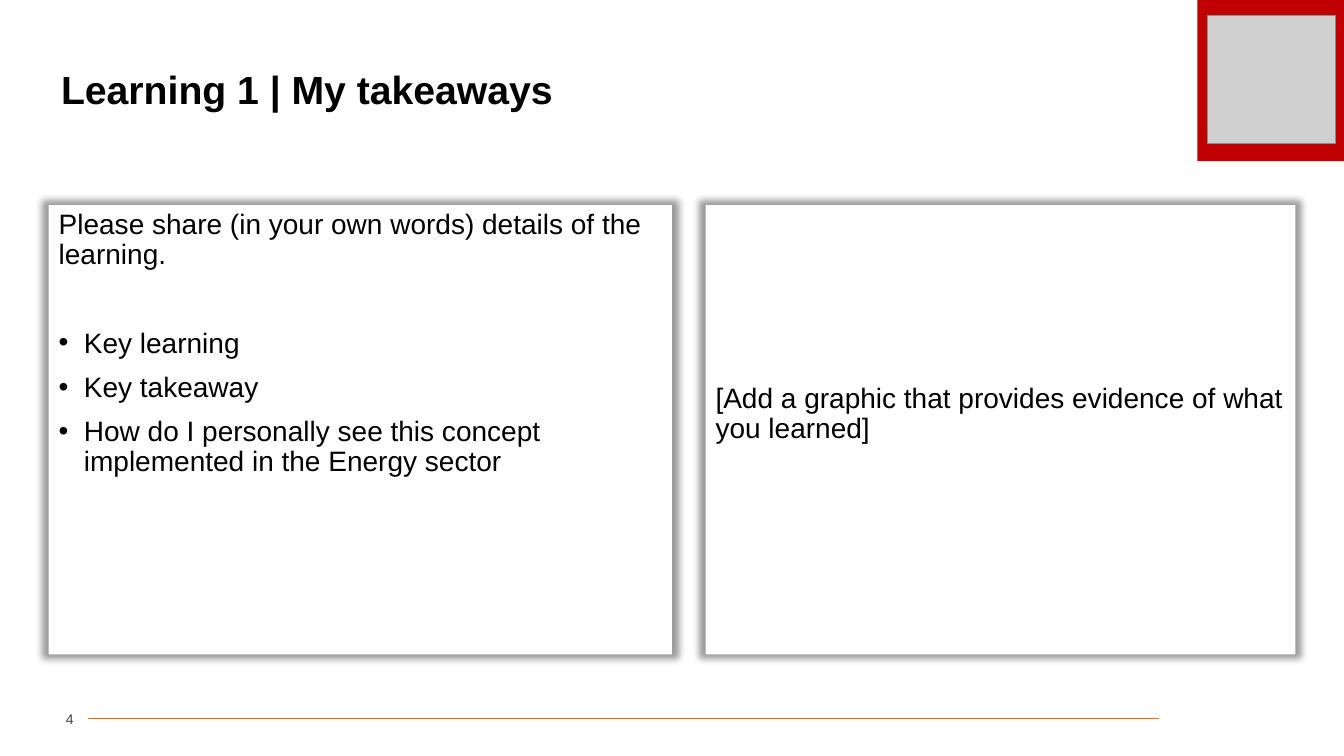
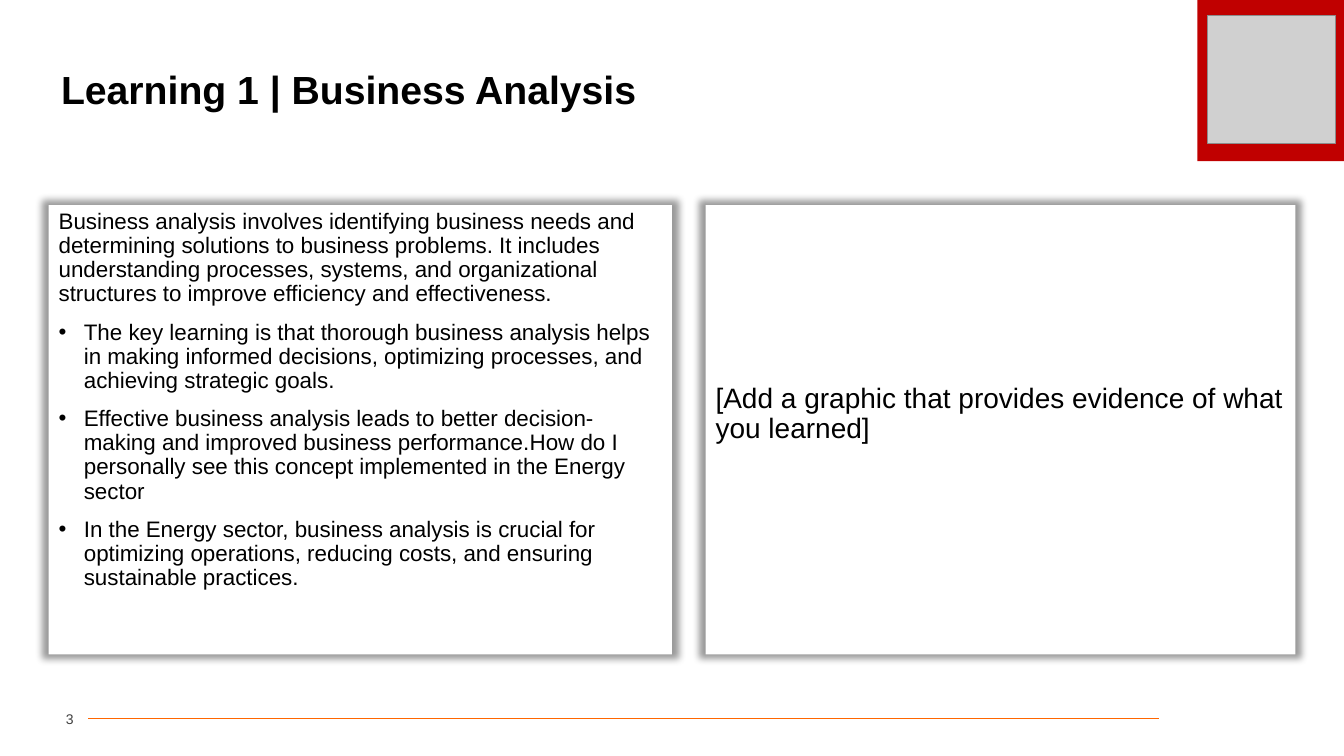
Before and after one commit to cherryycodes/unext, a slide deck: slide 3 of tech day 1.pptx (slide 4 before the commit). Drawn at 1344x756 pixels with LibreOffice and Linux fonts; fonts in the diff are those of the drawing; grey boxes stand for pictures; background and template pictures are left out. Boxes give left, top, right and bottom in pixels: in the first picture for what was removed or moved away, otherwise in the second. Text is boxed around its words. In the diff, an @@ line names an element or a change of style, - is before the commit and + after.

```diff
--- a/tech day 1.pptx
+++ b/tech day 1.pptx
@@ title at (x1=61, y1=75, x2=636, y2=112): text changed @@
-Learning 1 | My takeaways
+Learning 1 | Business Analysis
@@ text in rectangle at (x1=59, y1=212, x2=649, y2=590): text changed; size 20 to 16 pt @@
-Please share (in your own words) details of the learning.
-• Key learning
-• Key takeaway
-• How do I personally see this concept implemented in the Energy sector
+Business analysis involves identifying business needs and determining solutions to business problems. It includes understanding processes, systems, and organizational structures to improve efficiency and effectiveness.
+• The key learning is that thorough business analysis helps in making informed decisions, optimizing processes, and achieving strategic goals.
+• Effective business analysis leads to better decision-making and improved business performance.How do I personally see this concept implemented in the Energy sector
+• In the Energy sector, business analysis is crucial for optimizing operations, reducing costs, and ensuring sustainable practices.
@@ page number at (x1=66, y1=714, x2=74, y2=724): text changed @@
-4
+3
```
Also in this commit, not shown: 3 other slides changed, 14 slides removed, 1 other file.
